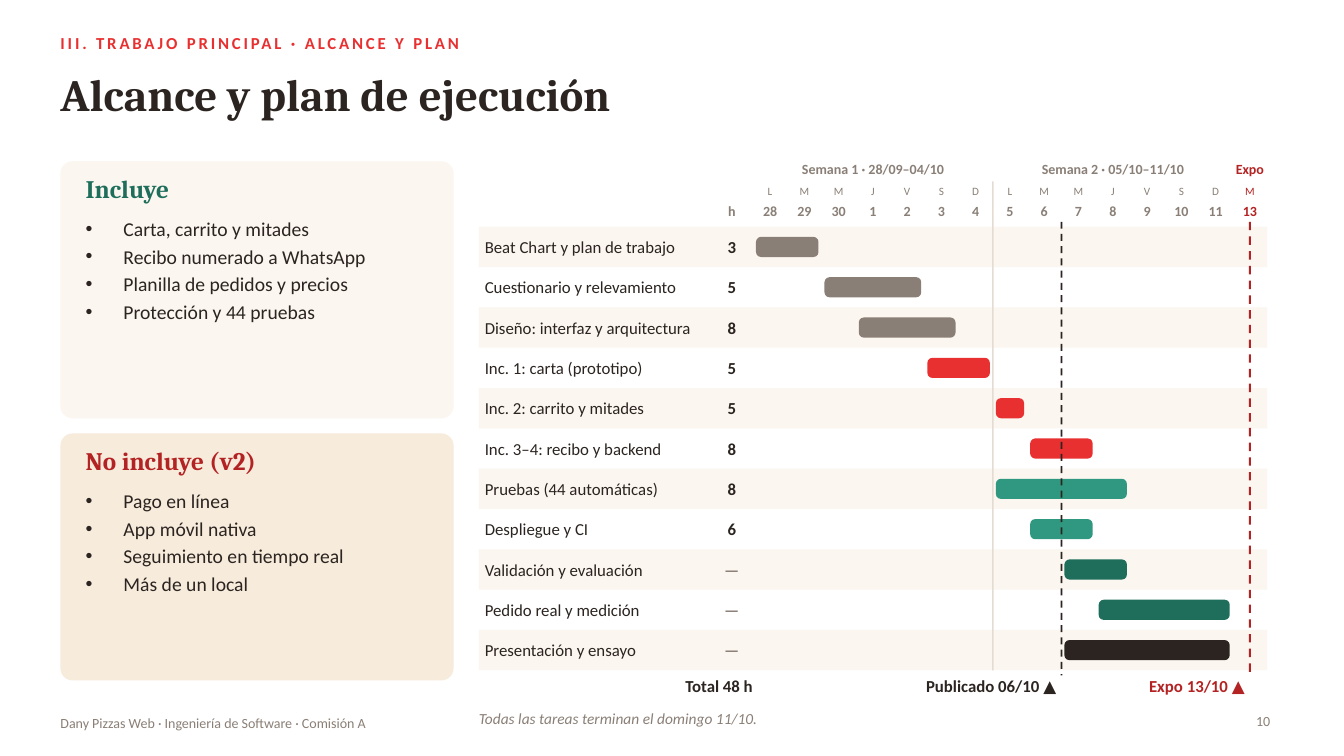
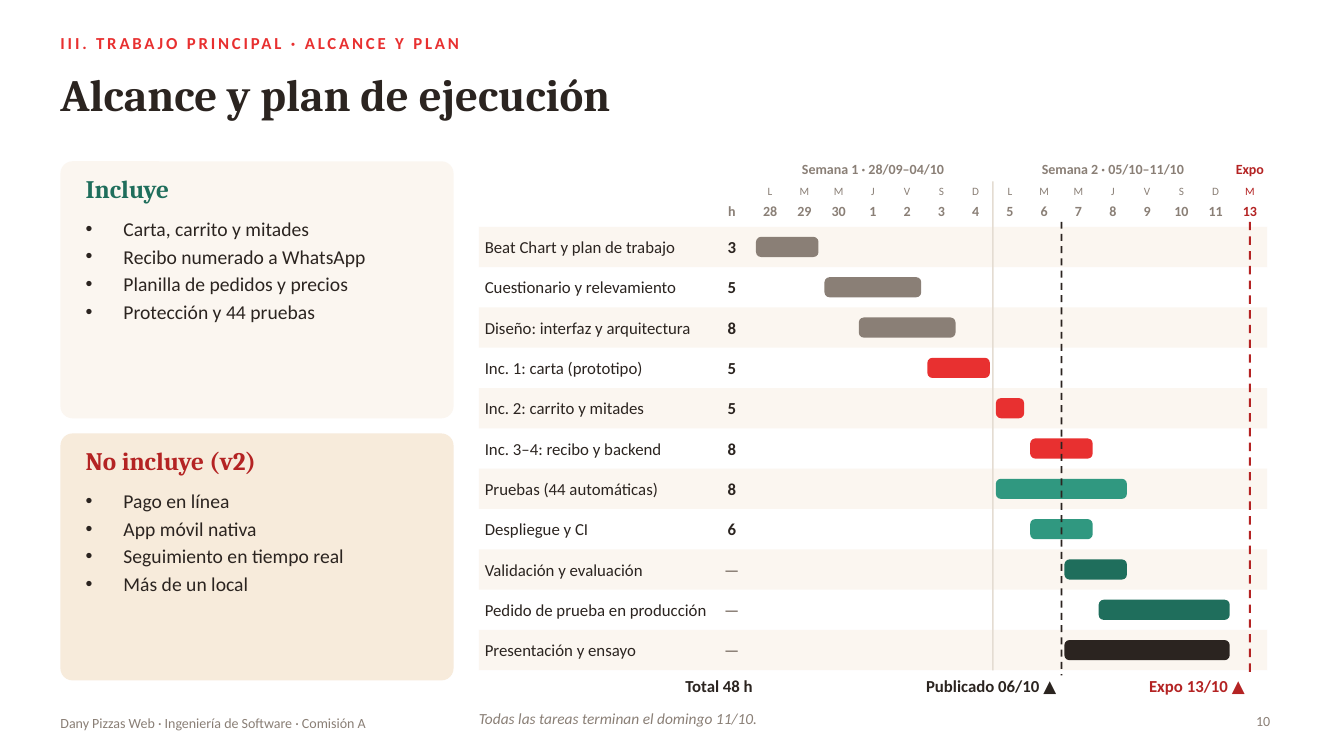
Before and after one commit to CastroMaximo/DanyPizzas, a slide deck: slide 10 of docs/presentacion/DanyPizzas_Presentacion.pptx. Drawn at 1344x756 pixels with LibreOffice and Linux fonts; fonts in the diff are those of the drawing. Boxes give left, top, right and bottom in pixels: in the first picture for what was removed or moved away, otherwise in the second. Text is boxed around its words. In the diff, an @@ line names an element or a change of style, - is before the commit and + after.

```diff
--- a/docs/presentacion/DanyPizzas_Presentacion.pptx
+++ b/docs/presentacion/DanyPizzas_Presentacion.pptx
@@ text at bbox=[485, 604, 707, 619]: text changed @@
-Pedido real y medición
+Pedido de prueba en producción
```
Also in this commit, not shown: 2 other slides changed, 2 other files.
